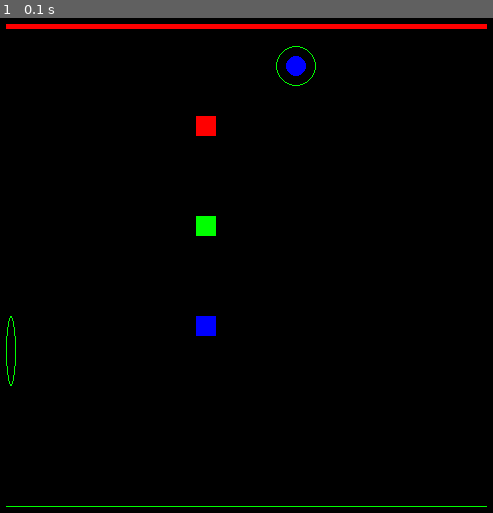
Above: before the commit, frame 1.
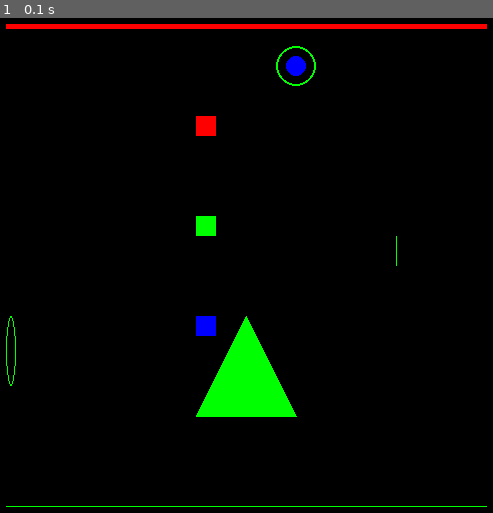
Above: after the commit, the same moment.

Repository: leventarican/cookbook
Game: pygame game, started from python/pygame/main.py
The game is run twice, just before and just after one commit, with the same random seed, the same clock (stepped at 60 frames per second) and the same inputs.
Inputs:
- Up to frame 1 (0.1 s): no input

The runs differ from the first frame. In frame 1, 2.2% of the frame differs, in the area x 39-81%, y 5-81%.

Commit message:
add pixel, poldygon, ...

Diff:
--- a/python/pygame/main.py
+++ b/python/pygame/main.py
@@ -28,7 +28,7 @@
         box_size = (20, 20)
         return pygame.Rect(box_pos, box_size)
 
-    def draw_primitives(self):
+    def draw_rectangle(self):
         box_0 = self.create_box((200, 100))
         box_1 = self.create_box((200, 200))
         box_2 = self.create_box((200, 300))
@@ -37,13 +37,37 @@
         pygame.draw.rect(self.surface, GREEN, box_1)
         pygame.draw.rect(self.surface, BLUE, (200, 300, 20, 20))
 
+    def draw_line(self):
+        # (x, y) startpoint, (x, y) endpoint, width
         pygame.draw.line(self.surface, RED, (10, 10), (490, 10), 5)
         pygame.draw.line(self.surface, GREEN, (10, 490), (490, 490), 1)
 
+    def draw_circle(self):
+        # (x,y), radius, width [0 = fill; > 0 width]
         pygame.draw.circle(self.surface, BLUE, (300,50), 10, 0)
-        pygame.draw.circle(self.surface, GREEN, (300,50), 20, 1)
+        pygame.draw.circle(self.surface, GREEN, (300,50), 20, 2)
 
+    def draw_ellipse(self):
+        # (x, y, width, height)
         pygame.draw.ellipse(self.surface, GREEN, (10, 300, 10, 70), 1)
+
+    def draw_pixels(self):
+        pixels = pygame.PixelArray(self.surface)
+        for i in range(220,250):
+            # [pos x][pos y]
+            pixels[400][i] = GREEN
+        del pixels
+
+    def draw_polygon(self):
+        pygame.draw.polygon(self.surface, GREEN, ((200, 400), (300, 400), (250, 300)))
+
+    def draw_primitives(self):
+        self.draw_rectangle()
+        self.draw_line()
+        self.draw_circle()
+        self.draw_ellipse()
+        self.draw_pixels()
+        self.draw_polygon()
 
     def run(self):
         self.draw_primitives()
